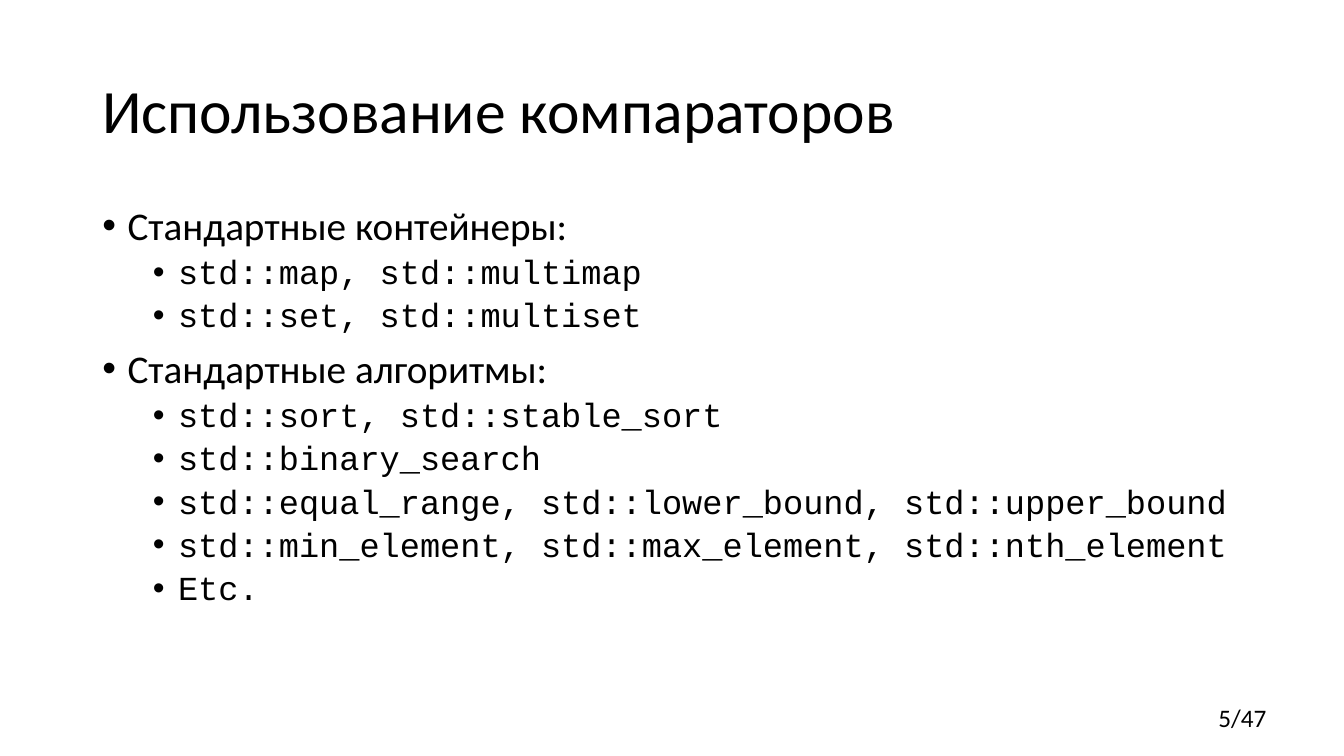
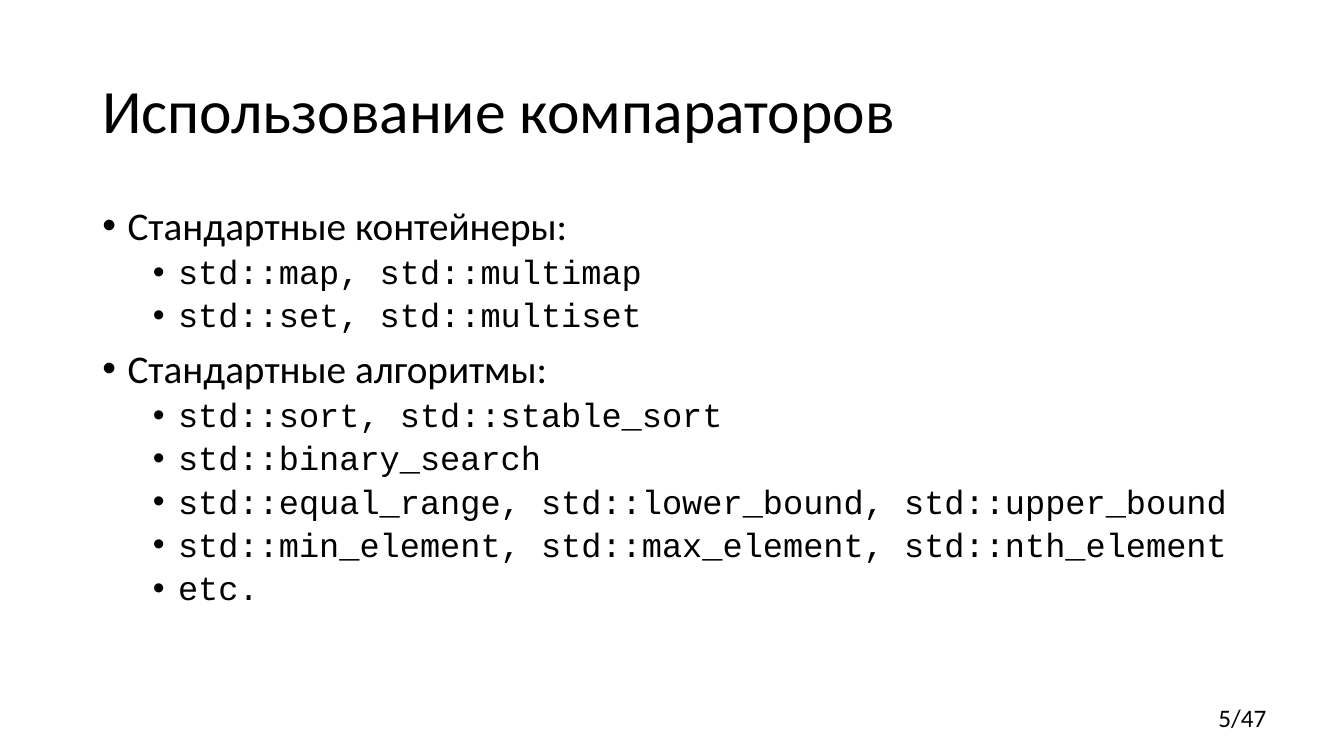
Before and after one commit to yugr/CppRussia, a slide deck: slide 5 of 2023/RU.pptx. Drawn at 1344x756 pixels with LibreOffice and Linux fonts; fonts in the diff are those of the drawing. Boxes give left, top, right and bottom in pixels: in the first picture for what was removed or moved away, otherwise in the second. Text is boxed around its words. In the diff, an @@ line names an element or a change of style, - is before the commit and + after.

```diff
--- a/2023/RU.pptx
+++ b/2023/RU.pptx
@@ text at [178,577,259,601]: text changed @@
-  • Etc.
+  • etc.
```
Also in this commit, not shown: 17 other slides changed, 3 slides added.
